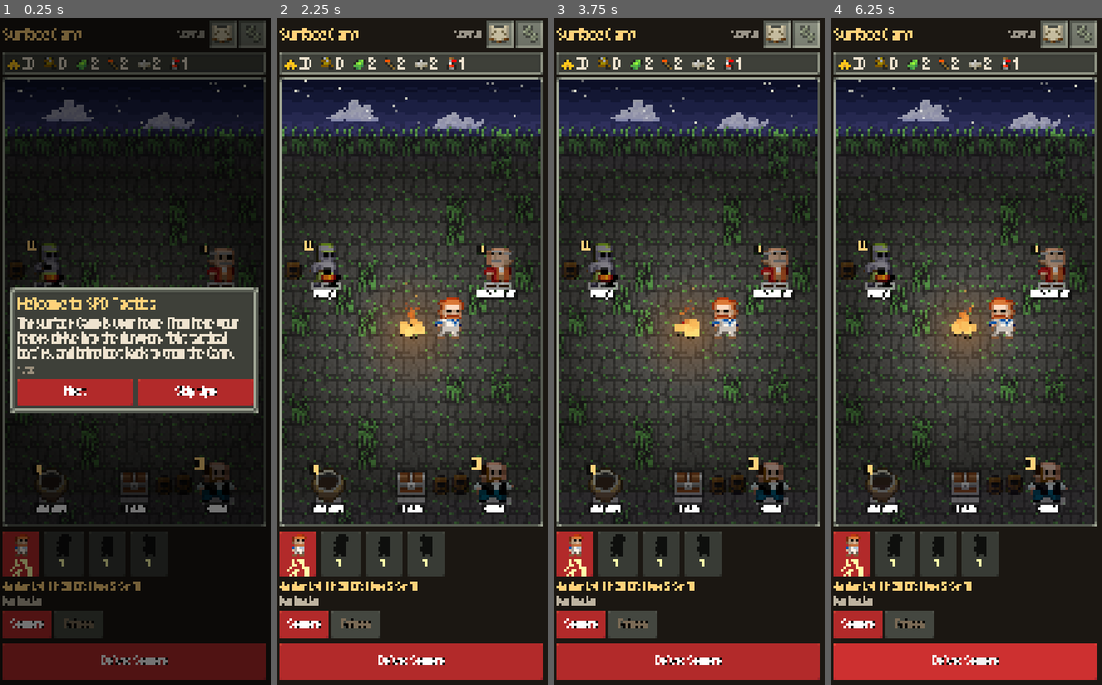
Above: before the commit, frames 1-4 (left to right).
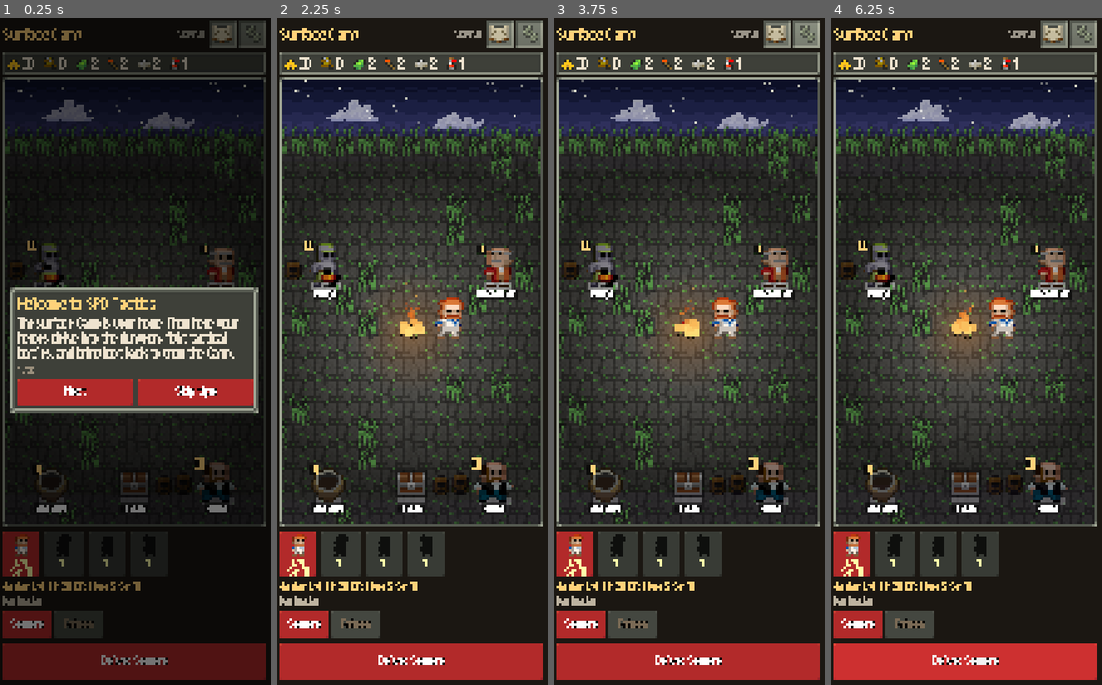
Above: after the commit, the same moments.

Repository: DaltonGoesFast/Idle-Pixel-Dungeon
Game: Godot game, scene res://scenes/main.tscn
Same seed, same stepped clock (60 frames per second), same inputs: the game is played once before the commit and once after it.
Inputs (mouse positions are in pixels of both pictures, inside the frame that each line leads up to):
- Up to frame 1 (0.25 s): no input
- Up to frame 2 (2.25 s): click "Next" at 0.5 s; click "Next" at 1.25 s; click "Skip tips" at 2 s
- Up to frame 3 (3.75 s): click (776, 38) at 2.77 s; click (808, 38) at 3.52 s
- Up to frame 4 (6.25 s): click "Lv1 Str 10" at 4.25 s; click "Sewers" at 5 s; click "Delve: Sewers" at 5.75 s

The runs differ from the first frame. In frame 1, less than 0.1% of the frame differs, in the area x 20-22%, y 40-41%; in frame 2, 1.8%; in frame 3, 1.9%; in frame 4, 2.0%, in the area x 1-98%, y 16-76%.

Commit message:
Grass blades lit once over the darkened floor; delve foe attack lunges and room-exit transition

Diff:
--- a/scripts/ui/camp_scene.gd
+++ b/scripts/ui/camp_scene.gd
@@ -96,10 +96,11 @@
 ## RAISED_REGION_DECO 130 / REGION_DECO_OVERHANG 242, RAISED_REGION_DECO_ALT 131 / REGION_DECO_ALT_OVERHANG 243
 ## (the sewers' region deco is the barrel). The base's baked floor is keyed out so the camp grass shows through.
 const RAISED := [[122, 234], [125, 237], [130, 242], [131, 243]]
-func _raised(r: Rect2, kind: int, sway := 0.0) -> void:
+func _raised(r: Rect2, kind: int, sway := 0.0, mod := Color.WHITE) -> void:
 	var pr: Array = RAISED[kind]
-	_tile(r, pr[0], _masked(pr[0], [0, 1, 4, 10], true))
-	_tile(Rect2(r.position + Vector2(sway, -r.size.y), r.size), pr[1])
+	draw_texture_rect_region(_masked(pr[0], [0, 1, 4, 10], true), r, Rect2(0, 0, 16, 16), mod)
+	var ti: int = pr[1]
+	draw_texture_rect_region(tiles, Rect2(r.position + Vector2(sway, -r.size.y), r.size), Rect2((ti % 16) * 16, (ti / 16) * 16, 16, 16), mod)
 
 ## Night sky (DECISIONS #179): deep navy at the top to blue-purple at the horizon in 6 flat bands, each
 ## boundary dithered with a 4x4 Bayer pattern, rendered once per size at 1 texel per screen pixel-unit.
@@ -202,8 +203,9 @@
 			var path := absf(ctr.x - fire.x) < cs * 0.6 and ctr.y > fire.y
 			_tile(rc, (0 if h % 3 else 6) if path else (2 if h % 4 else 8))
 	# horizon: a row of SPD raised high grass (DECISIONS #179) whose tops reach up into the sky
+	var grass := []   # [rect, kind, sway]: drawn after the night pass so the blades are not darkened twice
 	for x in cols:
-		_raised(Rect2(ox + x * cs, sky_h, cs, cs), 0 if (x * 7) % 3 else 1, 0.0)
+		grass.append([Rect2(ox + x * cs, sky_h, cs, cs), 0 if (x * 7) % 3 else 1, 0.0])
 	# scenery (DECISIONS #179): SPD grass tufts and tall grass sway around the clearing, barrels by the Guild
 	# and the Forge, all from the sewers tile sheet; kept off the path and the NPC spots
 	for y in rows:
@@ -214,7 +216,7 @@
 			if absf(c2.x - fire.x) < cs * 1.6 or y == 0: continue
 			if SPOTS.any(func(sp): return spot_rect(sp).grow(cs * 0.4).merge(spot_rect(sp).grow(cs * 0.4).grow_individual(0, cs, 0, 0)).has_point(c2)): continue
 			if h2 % 9 == 0:   # tall grass clump: SPD raised high grass, top half in the cell above
-				_raised(rc2, h2 & 1, roundf(sin(t * 1.6 + x * 0.9 + y)) * kk)
+				grass.append([rc2, h2 & 1, roundf(sin(t * 1.6 + x * 0.9 + y)) * kk])
 	_scenery(kk, cs, fire)
 	# campfire: SPD embers tile under a FlameParticle fire with sparks and smoke, and a flickering warm glow
 	var fr := Rect2((fire - Vector2(cs, cs) / 2.0).floor(), Vector2(cs, cs))
@@ -251,6 +253,13 @@
 	# night: the clearing darkens away from the fire, the sky stays readable (DECISIONS #179)
 	SceneFX.darkness(self, Rect2(0, sky_h, size.x, size.y - sky_h), fire, minf(size.x, size.y - sky_h) * 0.62 * flk, 0.5)
 	SceneFX.glow(self, fire, cs * 1.2 * flk, Color(1.0, 0.7, 0.3, 0.12))
+	# grass blades over the darkened ground, lit at half the night's strength (the floor keeps the full darkening)
+	var lrad := minf(size.x, size.y - sky_h) * 0.62 * flk
+	for g in grass:
+		var gc: Vector2 = (g[0] as Rect2).get_center()
+		var d := clampf((gc.distance_to(fire) / lrad - 0.3) / 0.65, 0.0, 1.0)
+		var v := 1.0 - 0.5 * d * 0.5
+		_raised(g[0], g[1], g[2], Color(v, v, v))
 	for s in SPOTS:
 		var sr := spot_rect(s)
 		# name plate: SPD-ish yellow text with a dark backing
--- a/scripts/ui/delve_scene.gd
+++ b/scripts/ui/delve_scene.gd
@@ -80,7 +80,9 @@
 	_last._gear = ng
 	var ev := encounter()
 	var key := "" if ev.is_empty() else "%s|%s|%s" % [ev.kind, str(ev.get("mobs", "")), str(r.get("floor", 1))]
-	if key != _ev_key: _ev_key = key; _ev_t = 0.0
+	if key != _ev_key:
+		if key == "" and _ev_key != "": _fade = maxf(_fade, 0.45)   # leaving a room: a short dip to dark
+		_ev_key = key; _ev_t = 0.0
 	_ev_t += delta
 	var fl := int(r.get("floor", 1))
 	if _floor_seen >= 0 and fl > _floor_seen: _fade = 1.0
@@ -123,6 +125,15 @@
 	var fl: Array = a.frames
 	return int(fl[int((t + off) * float(a.fps)) % fl.size()])
 
+## Torch light at a point, as a modulate colour: matches SceneFX.darkness (clear inside 30% of the radius, full
+## `_la` darkness at 95%). Sprites and grass are drawn after the darkness pass with this modulate, so they are lit
+## like the floor once, never darkened twice (DECISIONS #179). `strength` < 1 keeps grass blades brighter.
+var _lc := Vector2.ZERO; var _lr := 1.0; var _la := 0.0
+func _lm(p: Vector2, strength := 1.0) -> Color:
+	var d := clampf((p.distance_to(_lc) / _lr - 0.3) / 0.65, 0.0, 1.0)
+	var v := 1.0 - _la * d * strength
+	return Color(v, v, v)
+
 func _sprite(spr: String, fw: int, fh: int, frame: int, row: int, feet: Vector2, k: float, flip := false) -> void:
 	var tx := _t("res://assets/sprites/%s.png" % spr)
 	var cols := maxi(1, tx.get_width() / fw)
@@ -131,7 +142,7 @@
 	var pos := (feet - Vector2(sz.x / 2.0, sz.y)).floor()
 	if flip: src = Rect2(src.position.x + fw, src.position.y, -fw, fh)
 	draw_texture_rect_region(_t("res://assets/ui/shadow.png"), Rect2((Vector2(pos.x + sz.x * 0.15, feet.y - k * 2)).floor(), Vector2(sz.x * 0.7, k * 3).floor()), Rect2(0, 0, 6, 6), Color(1, 1, 1, 0.5))
-	draw_texture_rect_region(tx, Rect2(pos, sz), src)
+	draw_texture_rect_region(tx, Rect2(pos, sz), src, _lm(feet - Vector2(0, sz.y * 0.5)))
 
 ## Tall grass clumps on the near floor row, seeded per column (never where an encounter stands).
 func _grass_at(cx: int) -> bool:
@@ -167,7 +178,7 @@
 				1: idx = 80 if _h(cx, 1) % 7 else 96
 				_: idx = 1 if _h(cx * 3 + row, 2) % 11 == 0 else 0
 			if row == 1 and _h(cx, 3) % 23 == 0 and not busy: idx = DOOR_CLOSED   # side rooms pass by, shut
-			if row == 3 and not busy and _grass_at(cx): idx = HIGH_GRASS[cx & 1]; grass_cells.append([rc, cx & 1])
+			if row == 3 and not busy and _grass_at(cx): idx = 0; grass_cells.append([rc, cx & 1])   # blades drawn after the light
 			if row == 1 and not ev.is_empty(): idx = _encounter_wall(ev, cx - stop_col, idx)
 			draw_texture_rect_region(tiles, rc, Rect2((idx % 16) * 16, (idx / 16) * 16, 16, 16))
 		# bones on the far floor row (seeded per column, kept clear of the encounter)
@@ -175,20 +186,31 @@
 			var ir := UIKit.item_rect(DB.icon_index("BONES"))
 			var isz := ir.size * k
 			draw_texture_rect_region(_t("res://assets/sprites/items.png"), Rect2((Vector2(x, y0 + 2 * cs) + (Vector2(cs, cs) - isz) / 2.0).floor(), isz), ir, Color(1, 1, 1, 0.85))
-	# high grass tops in the cell above their base, behind the characters (SPD's raised layer)
+	# lighting pass on the ground layer only; everything drawn after takes _lm() instead (no double darkening)
+	var dk := Delve.darkness(r)
+	var lit := float(r.get("torch", 0)) > 0 and not dk
+	var rad := cs * (6.5 if lit else (2.6 if dk else 4.6)) * SceneFX.flicker(t)
+	var hc := Vector2(hero_x + cs / 2.0, y0 + 3 * cs)
+	_lc = hc; _lr = rad; _la = 0.78
+	SceneFX.darkness(self, Rect2(Vector2.ZERO, size), hc, rad, 0.78)
+	if lit: SceneFX.glow(self, hc, rad * 0.55, Color(1.0, 0.7, 0.35, 0.10))
+	# SPD raised high grass: base tile (122/125) in its cell, overhang (234/237) in the cell above, behind the
+	# characters; blades lit at half the floor's darkness so they read over the dark ground
 	for g in grass_cells:
-		var gr: Rect2 = g[0]; var gi: int = HIGH_GRASS_TOP[g[1]]
-		draw_texture_rect_region(tiles, Rect2(gr.position - Vector2(0, cs), gr.size), Rect2((gi % 16) * 16, (gi / 16) * 16, 16, 16))
+		var gr: Rect2 = g[0]; var gb: int = HIGH_GRASS[g[1]]; var gi: int = HIGH_GRASS_TOP[g[1]]
+		var m := _lm(gr.get_center(), 0.5)
+		draw_texture_rect_region(_grass_tex(tiles, gb), gr, Rect2(0, 0, 16, 16), m)
+		draw_texture_rect_region(tiles, Rect2(gr.position - Vector2(0, cs), gr.size), Rect2((gi % 16) * 16, (gi / 16) * 16, 16, 16), m)
 	var arrive := clampf(_ev_t / 0.45, 0.0, 1.0); var ease := 1.0 - pow(1.0 - arrive, 3.0)
 	if not ev.is_empty():
 		var ex := floorf(ox + (stop_col - hero_col) * cs)
 		match ev.kind:
 			"floor_done":   # the floor's exit: SPD down stairs on the floor
-				draw_texture_rect_region(tiles, Rect2(ex, y0 + 2 * cs, cs, cs), Rect2((EXIT % 16) * 16, (EXIT / 16) * 16, 16, 16))
+				draw_texture_rect_region(tiles, Rect2(ex, y0 + 2 * cs, cs, cs), Rect2((EXIT % 16) * 16, (EXIT / 16) * 16, 16, 16), _lm(Vector2(ex + cs / 2.0, y0 + 2.5 * cs)))
 			"campfire":
 				var fp := Vector2(ex + cs / 2.0, y0 + 3.4 * cs).floor()
 				SceneFX.glow(self, fp - Vector2(0, 3 * k), cs * 2.2 * SceneFX.flicker(t), Color(1.0, 0.55, 0.2, 0.25))
-				draw_texture_rect_region(tiles, Rect2(fp - Vector2(cs / 2.0, cs * 0.7), Vector2(cs, cs)), Rect2(3 * 16, 0, 16, 16))
+				draw_texture_rect_region(tiles, Rect2(fp - Vector2(cs / 2.0, cs * 0.7), Vector2(cs, cs)), Rect2(3 * 16, 0, 16, 16), _lm(fp))
 				SceneFX.fire(self, fp, k, t, 7.0)
 	# encounter ahead: each foe on its own whole column, alternating floor rows, facing the hero; they run in on arrival
 	if not ev.is_empty() and ev.kind == "combat":
@@ -201,7 +223,16 @@
 			var fy := y0 + (3.85 if j % 2 == 0 else 2.95) * cs
 			var dx := (1.0 - ease) * cs * 3.0
 			var anim := "run" if arrive < 1.0 else "idle"
-			_sprite(spr, int(m.fw), int(m.fh), _frame(spr, anim, j * 0.37), 0, Vector2(colx + dx, fy).floor(), sk(boss), true)
+			var fr := _frame(spr, anim, j * 0.37)
+			# menace: every ~2.6 s one foe plays its SPD attack frames with a short lunge toward the hero
+			var ph := fposmod(_ev_t - 0.6 - j * 0.9, 2.6 + ids.size() * 0.4)
+			var lunge := 0.0
+			if arrive >= 1.0 and ph < 0.3:
+				var a: Dictionary = _anims.get(spr, {}).get("attack", {})
+				if not a.is_empty():
+					var afl: Array = a.frames; fr = int(afl[mini(int(ph * float(a.fps)), afl.size() - 1)])
+				lunge = -sin(ph / 0.3 * PI) * cs * 0.25
+			_sprite(spr, int(m.fw), int(m.fh), fr, 0, Vector2(colx + dx + lunge, fy).floor(), sk(boss), true)
 	if not ev.is_empty() and ev.kind == "special" and ev.get("special", {}).has("icon"):
 		var ir := UIKit.item_rect(DB.icon_index(ev.special.icon)); var isz := ir.size * k
 		var dc := Vector2(floorf(ox + (stop_col - hero_col) * cs + cs / 2.0), y0 + 0.5 * cs + roundf(sin(t * 3.0)) * k)
@@ -213,13 +244,6 @@
 	var hf := _frame(String(hs.sprite), "run") if moving else _frame(String(hs.sprite), "idle")
 	var hfeet := Vector2(hero_x + cs / 2.0, y0 + 3.8 * cs).floor()
 	_sprite(hs.sprite, int(hs.fw), int(hs.fh), hf, int(hs.row), hfeet, sk())
-	# torchlight: the whole scene darkens away from the hero; a lit torch widens the pool and warms it
-	var dk := Delve.darkness(r)
-	var lit := float(r.get("torch", 0)) > 0 and not dk
-	var rad := cs * (6.5 if lit else (2.6 if dk else 4.6)) * SceneFX.flicker(t)
-	var hc := Vector2(hero_x + cs / 2.0, y0 + 3 * cs)
-	if lit: SceneFX.glow(self, hc, rad * 0.55, Color(1.0, 0.7, 0.35, 0.10))
-	SceneFX.darkness(self, Rect2(Vector2.ZERO, size), hc, rad, 0.78)
 	# parallax dust: far layer drifts at 0.3x the scroll, near at 1.4x
 	for layer in [[0.3, 0.25, 9], [1.4, 0.5, 6]]:
 		for n in int(layer[2]):
@@ -244,3 +268,31 @@
 	if _fade > 0.0: draw_rect(Rect2(Vector2.ZERO, size), Color(0, 0, 0, _fade))
 	# border
 	draw_rect(Rect2(Vector2.ZERO, size), Color(0, 0, 0, 0.9), false, maxf(2.0, k))
+
+## The high-grass base tile with its baked stone floor keyed out (flood from the border over floor tile 0/1
+## colours), so the darkened ground shows through between the blades. Cached per biome sheet.
+var _grass_cache := {}
+func _grass_tex(tiles: Texture2D, idx: int) -> Texture2D:
+	var key := "%s|%d" % [tiles.resource_path, idx]
+	if _grass_cache.has(key): return _grass_cache[key]
+	var src: Image = tiles.get_image()
+	if src.is_compressed(): src.decompress()
+	var img := src.get_region(Rect2i((idx % 16) * 16, (idx / 16) * 16, 16, 16)); img.convert(Image.FORMAT_RGBA8)
+	var cols := {}
+	for b in [0, 1]:
+		for y in 16:
+			for x in 16: cols[src.get_pixel((b % 16) * 16 + x, (b / 16) * 16 + y).to_html()] = true
+	var st := []
+	for i in 16: st.append_array([Vector2i(i, 0), Vector2i(i, 15), Vector2i(0, i), Vector2i(15, i)])
+	var seen := {}
+	while not st.is_empty():
+		var p: Vector2i = st.pop_back()
+		if seen.has(p) or p.x < 0 or p.y < 0 or p.x > 15 or p.y > 15: continue
+		seen[p] = true
+		var c := img.get_pixel(p.x, p.y)
+		if c.a > 0.5 and cols.has(c.to_html()):
+			img.set_pixel(p.x, p.y, Color(0, 0, 0, 0))
+			st.append_array([p + Vector2i.RIGHT, p + Vector2i.LEFT, p + Vector2i.DOWN, p + Vector2i.UP])
+	var tx := ImageTexture.create_from_image(img)
+	_grass_cache[key] = tx
+	return tx
Not shown, changed: docs/CHANGELOG.md
Not shown, changed: docs/DECISIONS.md
